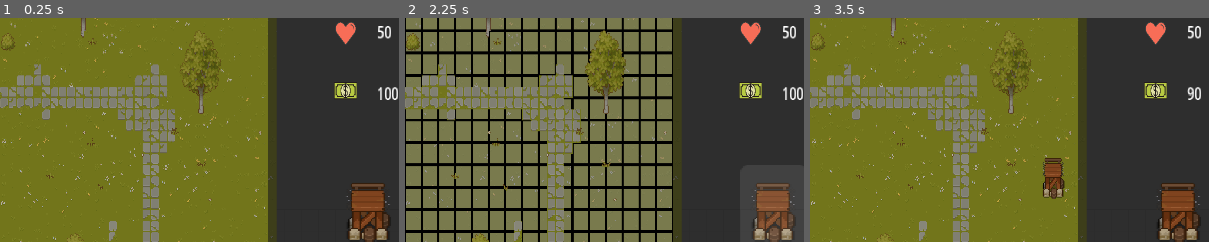
Above: before the commit, frames 1-3 (left to right).
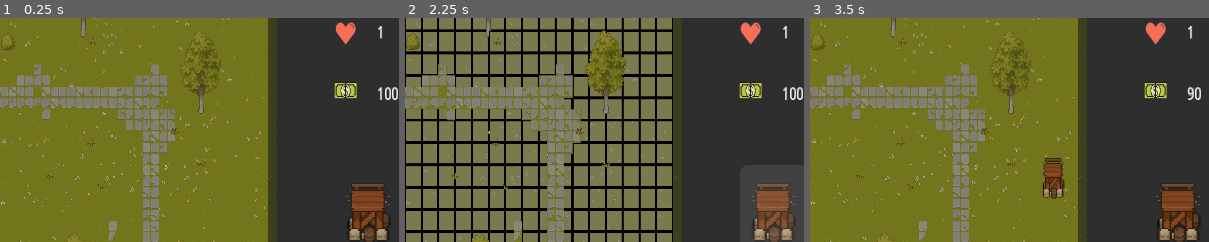
Above: after the commit, the same moments.

Repository: bmachado18/tangle-defence
Game: Godot game, scene res://scenes/game.tscn
Two runs of this game, one before a commit and one after it. Both use one fixed random seed, a clock stepped at 60 frames per second and the inputs below.
Inputs (mouse positions are % of the whole screen's width and height, from its top left):
- Up to frame 1 (0.25 s): no input
- Up to frame 2 (2.25 s): click (88, 50) at 0.5 s; click (88, 50) at 1.25 s; click (88, 50) at 2 s
- Up to frame 3 (3.5 s): move the mouse to (72, 45) at 2.77 s; click (72, 45) at 2.92 s
The pictures show only the part of the screen within x 42-92%, y 7-57%; the shares and areas given below are measured in that part.

The runs differ from the first frame. In frame 1, 0.1% of the frame differs, in the area x 94-98%, y 3-10%; in frame 2, 0.1%; in frame 3, 0.1%.

Commit message:
Feat: Round system complete / menu navigation

Diff:
--- a/scenes/Edge.tscn
+++ b/scenes/Edge.tscn
@@ -5,7 +5,7 @@
 [ext_resource type="AudioStream" uid="uid://c8fed7v7qmqbd" path="res://assets/audio/edge_create.wav" id="3_omghk"]
 
 [node name="Edge" type="Node2D"]
-z_index = 4
+z_index = 5
 script = ExtResource("1_np5sn")
 
 [node name="Line2D" type="Line2D" parent="."]
@@ -23,5 +23,3 @@
 
 [node name="edge_create" type="AudioStreamPlayer2D" parent="."]
 stream = ExtResource("3_omghk")
-
-[connection signal="edge_break" from="." to="." method="_on_edge_break"]
--- /dev/null
+++ b/scenes/menu_scenes/GameOver.tscn
@@ -0,0 +1,115 @@
+[gd_scene load_steps=11 format=3 uid="uid://be5subym6oda8"]
+
+[ext_resource type="Script" uid="uid://ce1d5lgnq2ciu" path="res://scripts/game_over.gd" id="1_yv6cs"]
+[ext_resource type="FontFile" uid="uid://bemrttiqrgs7x" path="res://assets/ui/fonts/akashi.ttf" id="2_8fy5p"]
+[ext_resource type="Theme" uid="uid://d35wy3gqpn5rq" path="res://assets/default_theme.tres" id="3_1erew"]
+[ext_resource type="AudioStream" uid="uid://rvxosxhhgiyp" path="res://assets/audio/click.wav" id="4_8fy5p"]
+[ext_resource type="Texture2D" uid="uid://v81yji2bxhg7" path="res://assets/ui/Background.jpg" id="5_yufox"]
+[ext_resource type="Texture2D" uid="uid://rmsnherw65oj" path="res://assets/ui/parallax-1.png" id="6_jxddg"]
+[ext_resource type="Texture2D" uid="uid://b8mry67mq4oyh" path="res://assets/ui/parallax-2.png" id="7_am4xy"]
+[ext_resource type="Texture2D" uid="uid://fhnfdmra5vaj" path="res://assets/ui/parallax-3.png" id="8_h6o1f"]
+
+[sub_resource type="LabelSettings" id="LabelSettings_i3hib"]
+font = ExtResource("2_8fy5p")
+font_size = 128
+
+[sub_resource type="LabelSettings" id="LabelSettings_8fy5p"]
+font = ExtResource("2_8fy5p")
+font_size = 64
+
+[node name="GameOver" type="Control"]
+layout_mode = 3
+anchors_preset = 15
+anchor_right = 1.0
+anchor_bottom = 1.0
+grow_horizontal = 2
+grow_vertical = 2
+script = ExtResource("1_yv6cs")
+
+[node name="GameOverLabel" type="Label" parent="."]
+layout_mode = 0
+offset_top = 149.0
+offset_right = 1920.0
+offset_bottom = 554.0
+text = "GAME OVER"
+label_settings = SubResource("LabelSettings_i3hib")
+horizontal_alignment = 1
+vertical_alignment = 1
+
+[node name="ButtonTryAgain" type="Button" parent="."]
+layout_mode = 0
+offset_left = 855.0
+offset_top = 593.0
+offset_right = 1166.0
+offset_bottom = 673.0
+theme = ExtResource("3_1erew")
+text = "Try again?"
+
+[node name="ButtonMainMenu" type="Button" parent="."]
+layout_mode = 0
+offset_left = 855.0
+offset_top = 751.0
+offset_right = 1166.0
+offset_bottom = 831.0
+theme = ExtResource("3_1erew")
+text = "Main Menu"
+
+[node name="button_click" type="AudioStreamPlayer" parent="."]
+stream = ExtResource("4_8fy5p")
+
+[node name="Score" type="Label" parent="."]
+layout_mode = 0
+offset_left = 855.0
+offset_top = 460.0
+offset_right = 1166.0
+offset_bottom = 540.0
+text = "Score: "
+label_settings = SubResource("LabelSettings_8fy5p")
+horizontal_alignment = 1
+vertical_alignment = 1
+
+[node name="Node2D" type="Node2D" parent="."]
+
+[node name="ParallaxBackground" type="ParallaxBackground" parent="Node2D"]
+
+[node name="Parallax2D-background" type="Parallax2D" parent="Node2D/ParallaxBackground"]
+scroll_scale = Vector2(0.1, 0.1)
+scroll_offset = Vector2(968, 552)
+repeat_size = Vector2(1920, 0)
+autoscroll = Vector2(10, 0)
+
+[node name="background" type="Sprite2D" parent="Node2D/ParallaxBackground/Parallax2D-background"]
+texture = ExtResource("5_yufox")
+
+[node name="Parallax2D" type="Parallax2D" parent="Node2D/ParallaxBackground"]
+scroll_scale = Vector2(0.1, 0.1)
+scroll_offset = Vector2(968, 552)
+repeat_size = Vector2(1920, 0)
+autoscroll = Vector2(10, 0)
+
+[node name="LowestParallax" type="Sprite2D" parent="Node2D/ParallaxBackground/Parallax2D"]
+rotation = 3.14159
+texture = ExtResource("6_jxddg")
+
+[node name="Parallax2D2" type="Parallax2D" parent="Node2D/ParallaxBackground"]
+scroll_scale = Vector2(0.1, 0.1)
+scroll_offset = Vector2(968, 552)
+repeat_size = Vector2(1920, 0)
+autoscroll = Vector2(20, 0)
+
+[node name="MidParallax" type="Sprite2D" parent="Node2D/ParallaxBackground/Parallax2D2"]
+rotation = 3.14159
+texture = ExtResource("7_am4xy")
+
+[node name="Parallax2D3" type="Parallax2D" parent="Node2D/ParallaxBackground"]
+scroll_scale = Vector2(0.1, 0.1)
+scroll_offset = Vector2(968, 552)
+repeat_size = Vector2(1920, 0)
+autoscroll = Vector2(30, 0)
+
+[node name="HighParallax" type="Sprite2D" parent="Node2D/ParallaxBackground/Parallax2D3"]
+rotation = 3.14159
+texture = ExtResource("8_h6o1f")
+
+[connection signal="pressed" from="ButtonTryAgain" to="." method="_on_button_try_again_pressed"]
+[connection signal="pressed" from="ButtonMainMenu" to="." method="_on_button_main_menu_pressed"]
--- /dev/null
+++ b/scenes/menu_scenes/player_win.tscn
@@ -0,0 +1,113 @@
+[gd_scene load_steps=11 format=3 uid="uid://s5o4g5y82osh"]
+
+[ext_resource type="Script" uid="uid://d15arr04lvkwr" path="res://scripts/player_win.gd" id="1_qh8xl"]
+[ext_resource type="FontFile" uid="uid://bemrttiqrgs7x" path="res://assets/ui/fonts/akashi.ttf" id="2_cddbr"]
+[ext_resource type="Theme" uid="uid://d35wy3gqpn5rq" path="res://assets/default_theme.tres" id="3_477u8"]
+[ext_resource type="AudioStream" uid="uid://rvxosxhhgiyp" path="res://assets/audio/click.wav" id="4_wsdpp"]
+[ext_resource type="Texture2D" uid="uid://v81yji2bxhg7" path="res://assets/ui/Background.jpg" id="5_bsrgi"]
+[ext_resource type="Texture2D" uid="uid://rmsnherw65oj" path="res://assets/ui/parallax-1.png" id="6_0cltt"]
+[ext_resource type="Texture2D" uid="uid://b8mry67mq4oyh" path="res://assets/ui/parallax-2.png" id="7_rbluk"]
+[ext_resource type="Texture2D" uid="uid://fhnfdmra5vaj" path="res://assets/ui/parallax-3.png" id="8_ac3no"]
+
+[sub_resource type="LabelSettings" id="LabelSettings_q7ybu"]
+font = ExtResource("2_cddbr")
+font_size = 128
+
+[sub_resource type="LabelSettings" id="LabelSettings_2o7us"]
+font = ExtResource("2_cddbr")
+font_size = 64
+
+[node name="Player Win" type="Control"]
+layout_mode = 3
+anchors_preset = 15
+anchor_right = 1.0
+anchor_bottom = 1.0
+grow_horizontal = 2
+grow_vertical = 2
+script = ExtResource("1_qh8xl")
+
+[node name="GameOverLabel" type="Label" parent="."]
+offset_top = 149.0
+offset_right = 1920.0
+offset_bottom = 554.0
+text = "Round Complete"
+label_settings = SubResource("LabelSettings_q7ybu")
+horizontal_alignment = 1
+vertical_alignment = 1
+
+[node name="ButtonNextRound" type="Button" parent="."]
+offset_left = 855.0
+offset_top = 593.0
+offset_right = 1166.0
+offset_bottom = 673.0
+theme = ExtResource("3_477u8")
+text = "Try again?"
+
+[node name="ButtonMainMenu" type="Button" parent="."]
+offset_left = 855.0
+offset_top = 751.0
+offset_right = 1166.0
+offset_bottom = 831.0
+theme = ExtResource("3_477u8")
+text = "Main Menu"
+
+[node name="button_click" type="AudioStreamPlayer" parent="."]
+stream = ExtResource("4_wsdpp")
+
+[node name="Score" type="Label" parent="."]
+offset_left = 855.0
+offset_top = 460.0
+offset_right = 1166.0
+offset_bottom = 540.0
+text = "Score: "
+label_settings = SubResource("LabelSettings_2o7us")
+horizontal_alignment = 1
+vertical_alignment = 1
+
+[node name="Node2D" type="Node2D" parent="."]
+
+[node name="ParallaxBackground" type="ParallaxBackground" parent="Node2D"]
+
+[node name="Parallax2D-background" type="Parallax2D" parent="Node2D/ParallaxBackground"]
+scroll_scale = Vector2(0.1, 0.1)
+scroll_offset = Vector2(968, 552)
+repeat_size = Vector2(1920, 0)
+autoscroll = Vector2(10, 0)
+
+[node name="background" type="Sprite2D" parent="Node2D/ParallaxBackground/Parallax2D-background"]
+texture = ExtResource("5_bsrgi")
+
+[node name="Parallax2D" type="Parallax2D" parent="Node2D/ParallaxBackground"]
+rotation = -6.28319
+scroll_scale = Vector2(0.1, 0.1)
+scroll_offset = Vector2(968, 552)
+repeat_size = Vector2(1920, 0)
+autoscroll = Vector2(10, 0)
+
+[node name="LowestParallax" type="Sprite2D" parent="Node2D/ParallaxBackground/Parallax2D"]
+texture = ExtResource("6_0cltt")
+
+[node name="Parallax2D2" type="Parallax2D" parent="Node2D/ParallaxBackground"]
+visible = false
+scroll_scale = Vector2(0.1, 0.1)
+scroll_offset = Vector2(968, 552)
+repeat_size = Vector2(1920, 0)
+autoscroll = Vector2(20, 0)
+
+[node name="MidParallax" type="Sprite2D" parent="Node2D/ParallaxBackground/Parallax2D2"]
+rotation = 3.14159
+texture = ExtResource("7_rbluk")
+
+[node name="Parallax2D3" type="Parallax2D" parent="Node2D/ParallaxBackground"]
+visible = false
+scroll_scale = Vector2(0.1, 0.1)
+scroll_offset = Vector2(968, 552)
+repeat_size = Vector2(1920, 0)
+autoscroll = Vector2(30, 0)
+
+[node name="HighParallax" type="Sprite2D" parent="Node2D/ParallaxBackground/Parallax2D3"]
+rotation = 3.14159
+texture = ExtResource("8_ac3no")
+
+[connection signal="pressed" from="ButtonNextRound" to="." method="_on_button_next_round_pressed"]
+[connection signal="pressed" from="ButtonMainMenu" to="." method="_on_button_main_menu_pressed"]
--- /dev/null
+++ b/scripts/game_over.gd
@@ -0,0 +1,11 @@
+extends Control
+
+
+func _on_button_try_again_pressed() -> void:
+	$button_click.play()
+	get_tree().change_scene_to_file("res://scenes/game.tscn")
+
+
+func _on_button_main_menu_pressed() -> void:
+	$button_click.play()
+	get_tree().change_scene_to_file("res://scenes/menu_scenes/UI.tscn")
--- a/scripts/main.gd
+++ b/scripts/main.gd
@@ -1,6 +1,6 @@
 extends Node2D
 
-var playerHealth = 50
+var playerHealth = 1
 var playerMoney = 100
 
 var ropeCost = 5
@@ -26,7 +26,7 @@
 
 var wave_state = WaveState.WAITING_TO_START
 var current_wave = 1
-var wave_sizes = [1,2,3,4]
+var wave_sizes = [1,2]
 var current_wave_enemies_spawned = 0
 var current_wave_enemy_target = 0
 
@@ -34,6 +34,7 @@
 var time_between_enemies = 0.5
 var time_between_waves = 3.0
 var time_before_first_wave = 2.0
+var active_enemies := 0
 
 var wave_timer: Timer
 
@@ -144,12 +145,11 @@
 			start_next_wave()
 
 		WaveState.ALL_WAVES_COMPLETE:
-			print("ERROR: Timer fired when all waves should be complete!")
+			#_go_to_next_round()
 			return
 
 func start_current_wave():
 	if wave_sizes.size() == 0:
-		print("ERROR: Trying to start wave but no waves left!")
 		wave_state = WaveState.ALL_WAVES_COMPLETE
 		return
 
@@ -175,6 +175,9 @@
 
 		# add enemy to the 2D path
 		$Path2D.add_child(enemy)
+
+		active_enemies += 1
+
 		enemy.enemy_despawn.connect(_on_enemy_despawn)
 		enemy.edge_destroyed.connect(_on_edge_destroyed)
 		enemy.enemy_death.connect(_on_enemy_death)
@@ -205,6 +208,8 @@
 
 		remove_child(wave_timer)
 		wave_timer.queue_free()
+
+
 
 
 func start_next_wave():
@@ -252,16 +257,30 @@
 	$Panel/TextureButton.button_pressed = false
 
 func _on_enemy_despawn(enemy):
-
-
-	print("Enemy reached the end of path")
-
-
 	playerHealth -= enemy.strength # decrease health based on the strength level on the enemy
+
+	if playerHealth < 0:
+		call_deferred("_go_to_game_over")
+
 	update_health_label()
 
 	enemy.queue_free()
 
+	active_enemies -= 1
+	check_if_round_complete()
+
+func check_if_round_complete():
+	if wave_state == WaveState.ALL_WAVES_COMPLETE and active_enemies <= 0:
+		print("All enemies and waves complete — loading next round screen")
+		call_deferred("_go_to_next_round")
+
+
+
+func _go_to_game_over():
+	get_tree().change_scene_to_file("res://scenes/menu_scenes/GameOver.tscn")
+
+func _go_to_next_round():
+	get_tree().change_scene_to_file("res://scenes/menu_scenes/player_win.tscn")
 
 func update_health_label():
 	$Panel/HealthLabel.text = str(playerHealth)
@@ -273,6 +292,10 @@
 	print("Enemy killed by edge — refunding money")
 	playerMoney += enemyRefund
 	update_money_label()
+
+
+	active_enemies -= 1
+	check_if_round_complete()
 
 func _on_edge_destroyed(edge):
 	if edge in edges:
--- /dev/null
+++ b/scripts/player_win.gd
@@ -0,0 +1,11 @@
+extends Control
+
+
+func _on_button_main_menu_pressed() -> void:
+	$button_click.play()
+	get_tree().change_scene_to_file("res://scenes/menu_scenes/UI.tscn")
+
+
+func _on_button_next_round_pressed() -> void:
+	$button_click.play()
+	get_tree().change_scene_to_file("res://scenes/game.tscn")
Not shown, added: scripts/game_over.gd.uid
Not shown, added: scripts/player_win.gd.uid
